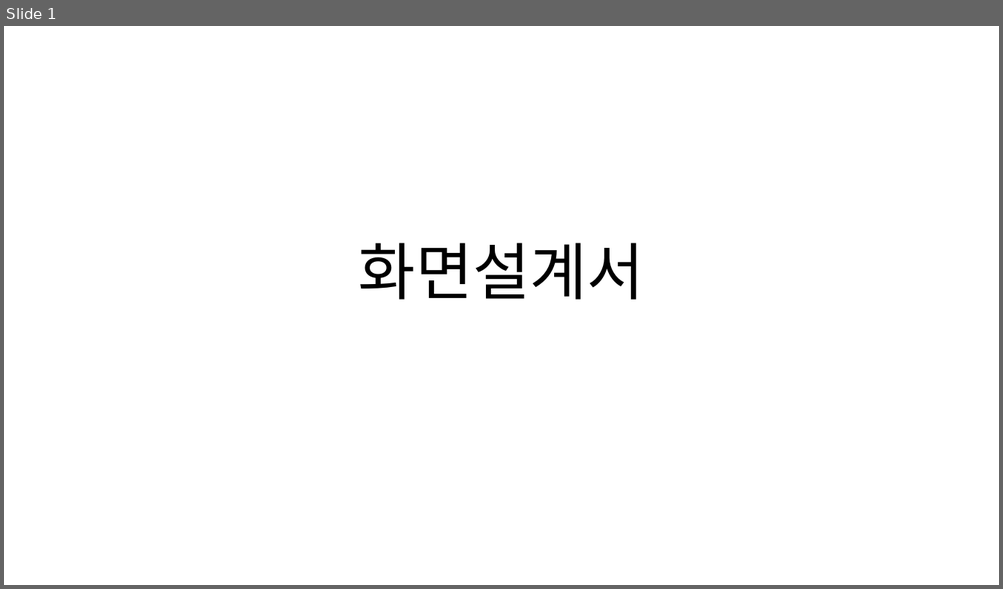
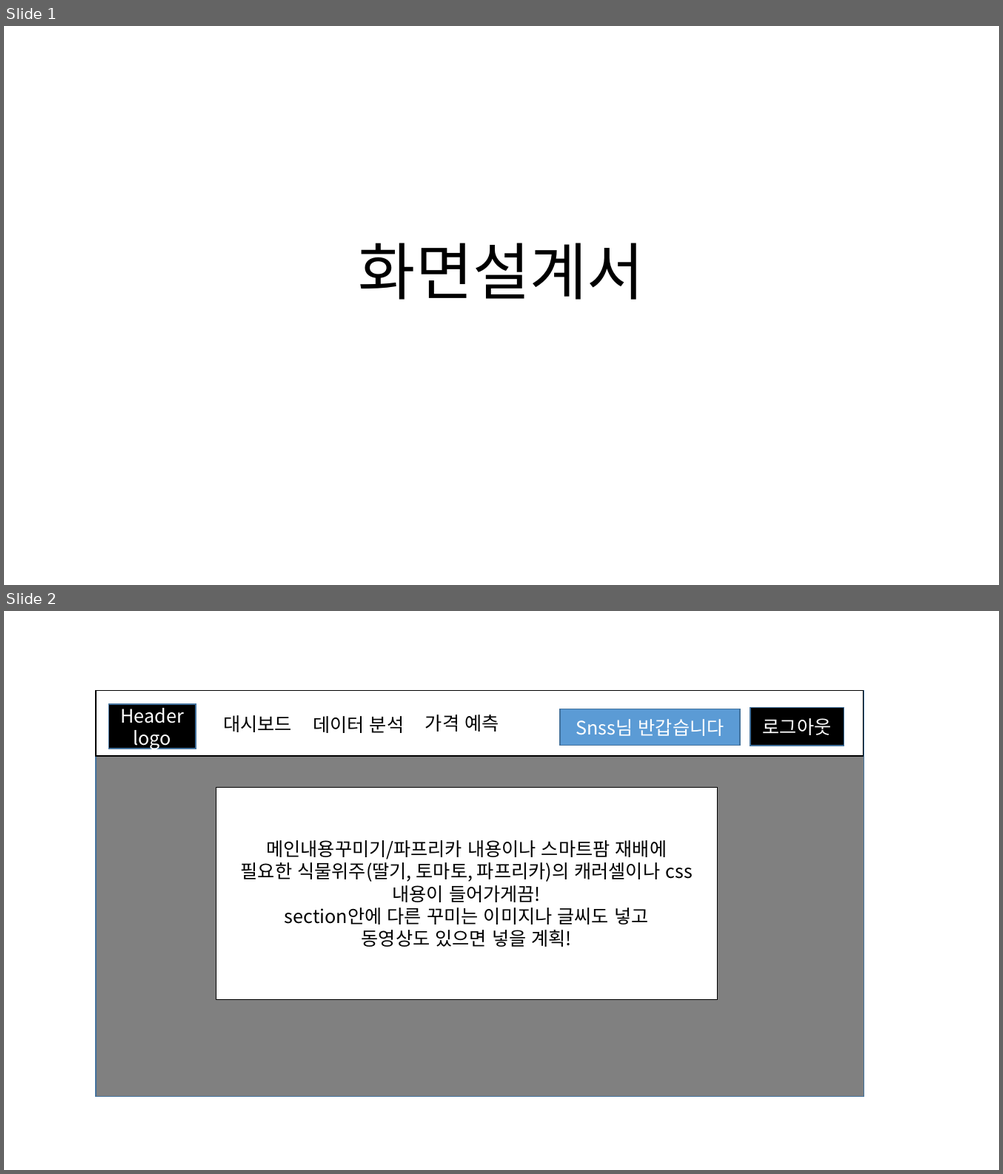
Before and after one commit to sky17892/python_1st_project, a slide deck: 화면설계서.pptx. Shown one above the other, each under a label of ours: slide 1 before the commit, slides 1 and 2 after it. The pictures are 1003x589 and 1003x1174 pixels, drawn with LibreOffice and Linux fonts; fonts in the diff are those of the drawing. Boxes give left, top, right and bottom in pixels: in the first picture for what was removed or moved away, otherwise in the second. Text is boxed around its words. In the diff, an @@ line names an element or a change of style, - is before the commit and + after.

```diff
--- a/화면설계서.pptx
+++ b/화면설계서.pptx
@@ slide 2 added at (4,611,999,1170), background #FFFFFF @@
@@ rectangle added at (96,691,864,1097), fill #808080, outline #43739E 1 pt @@
@@ rectangle added at (96,691,862,757), fill #FFFFFF, outline #000000 1 pt @@
@@ rectangle added at (108,704,196,749), fill #000000, outline #43739E 1 pt, 18 pt, text #FFFFFF @@
+Header logo
@@ text added at (223,715,292,732), 18 pt, text #000000 @@
+대시보드
@@ rectangle added at (305,709,420,739), outline #FFFFFF 0 pt dashed, 18 pt, text #000000 @@
+데이터 분석
@@ rectangle added at (418,708,514,738), outline #FFFFFF 0 pt dashed, 18 pt, text #000000 @@
+가격 예측
@@ rectangle added at (560,709,740,746), fill #5B9BD5, outline #43739E 1 pt, 18 pt, text #FFFFFF @@
+Snss님 반갑습니다
@@ rectangle added at (750,708,843,746), fill #000000, outline #43739E 1 pt, 18 pt, text #FFFFFF @@
+로그아웃
@@ rectangle added at (216,787,717,999), fill #FFFFFF, outline #000000 1 pt, 18 pt, text #000000 @@
+메인내용꾸미기/파프리카 내용이나 스마트팜 재배에
+필요한 식물위주(딸기, 토마토, 파프리카)의 캐러셀이나 css내용이 들어가게끔!
+section안에 다른 꾸미는 이미지나 글씨도 넣고
+동영상도 있으면 넣을 계획!
```
Also in this commit, not shown: 3 slides changed, 2 other files.
